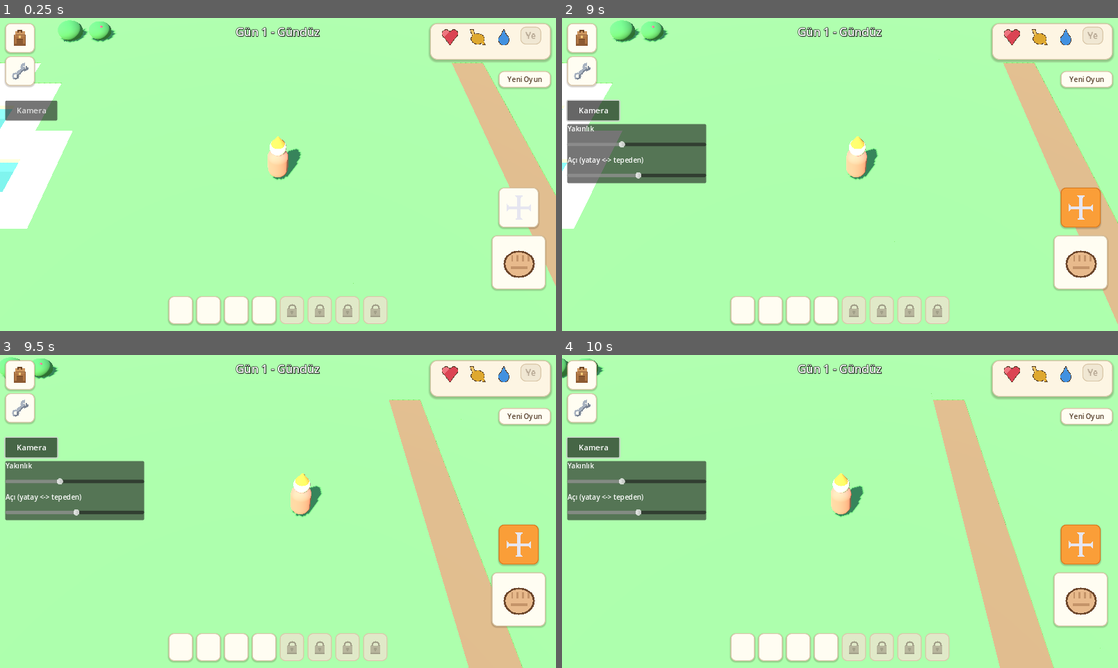
Above: before the commit, frames 1-4 (two rows, left to right).
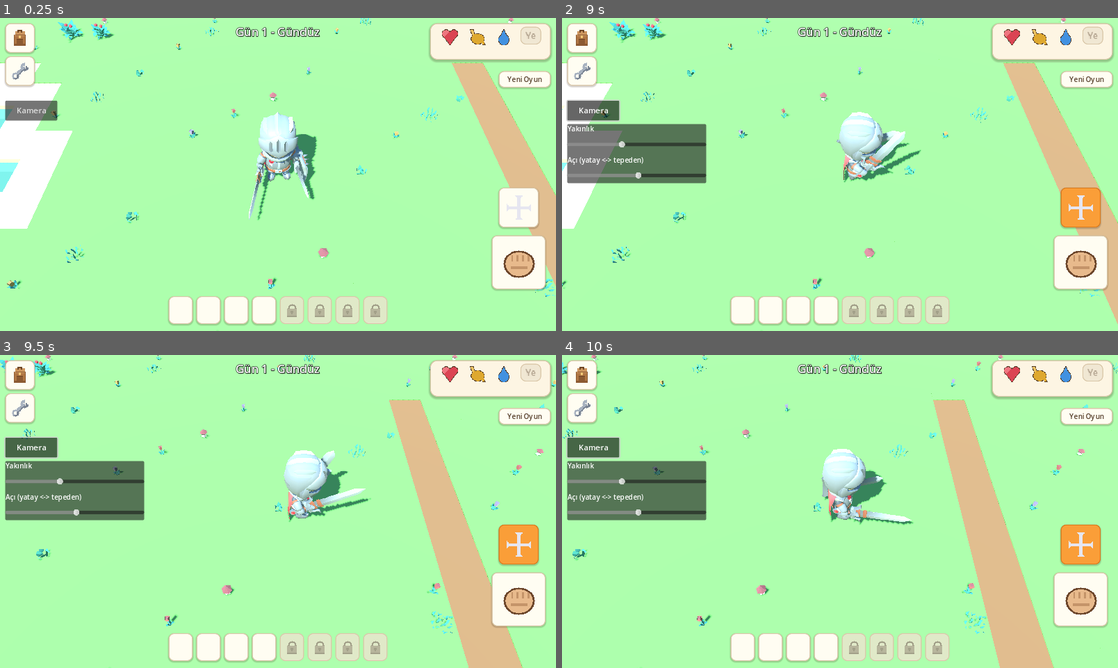
Above: after the commit, the same moments.

Repository: ozcinarece/Rable
Game: Godot game, scene res://scenes/World3D.tscn
Two runs of this game, one before a commit and one after it. Both use one fixed random seed, a clock stepped at 60 frames per second and the inputs below.
Inputs (mouse positions are in pixels of both pictures, inside the frame that each line leads up to):
- Up to frame 1 (0.25 s): no input
- Up to frame 2 (9 s): click (584, 36) at 0.5 s; click (584, 71) at 1.25 s; click (990, 86) at 2.02 s; type "12" at 2.1 s; click "Yeni Oyun" at 2.75 s; click (739, 309) at 3.52 s; click (773, 309) at 4.27 s; click (795, 309) at 5.02 s; click (828, 309) at 5.77 s; click (1079, 262) at 6.5 s; click (1079, 208) at 7.25 s; click "Kamera" at 8 s; move the mouse to (962, 158) at 8.77 s; hold D from 8.78 s (still down); click (962, 158) at 8.92 s
- Up to frame 3 (9.5 s): keep holding D
- Up to frame 4 (10 s): release D at 9.5 s; drag from (728, 527) to (812, 574) at 9.52 s

The runs differ from the first frame. In frame 1, 3.2% of the frame differs, in the area x 1-100%, y 0-100%; in frame 2, 2.9%; in frame 3, 2.9%; in frame 4, 2.7%.

Commit message:
Asama B2+B4: gercek low-poly modeller + animasyonlu Sovalye karakter
- Agac/kaya/cali yer tutuculari Kenney Nature Kit modelleriyle degisti:
  hucreye gore deterministik cesitlilik (6 agac, 4 kaya modeli),
  model basina tek MultiMesh (mobil performans korunur)
- Cim hucrelerine sus serpistirme: cicekler, otlar, mantarlar
  (~6 hucrede 1, engel degil)
- Dolu meyve calisinde kirmizi meyve kureleri (bos/dolu ayrimi)
- Kapsul karakter yerine KayKit Sovalye (CC0): dururken Idle,
  yururken Walking_A animasyonu, yumusak donus; boy otomatik
  olceklenir (AABB'den)

Co-Authored-By: Claude Fable 5 <noreply@anthropic.com>
Claude-Session: https://claude.ai/code/session_01F3YZhtJZEWdj71A8VFF7cL

Diff:
--- a/scripts/player3d.gd
+++ b/scripts/player3d.gd
@@ -1,9 +1,8 @@
 extends Node3D
-## 3D oyuncu - Asama B1 yer tutucusu: sevimli kapsul + sapka.
+## 3D oyuncu - KayKit Sovalye modeli (CC0), yurume/bekleme animasyonlu.
 ## Hareket ayni 2D'deki gibi: parmagi basip surukle (sanal joystick)
 ## veya klavye (WASD/ok). Carpisma, fizik motoru yerine dunyanin
 ## izgara kontroluyle yapilir (basit ve mobilde ucuz).
-## B4'te yerini animasyonlu gercek karakter modeli alacak.
 
 ## Kisa dokunusta ekran konumuyla yayinlanir (World hucreye cevirir)
 signal world_tapped(screen_pos: Vector2)
@@ -23,52 +22,60 @@
 var _touch_current := Vector2.ZERO
 var _touch_start_time := 0.0
 
+const MODEL_PATH := "res://assets/models/characters/Knight.glb"
+const TARGET_HEIGHT: float = 1.35  # karakterin dunya icindeki boyu (metre)
+
+var _anim: AnimationPlayer
+var _current_anim: String = ""
+
 func _ready() -> void:
 	_visual = Node3D.new()
 	add_child(_visual)
 
-	var body := MeshInstance3D.new()
-	var capsule := CapsuleMesh.new()
-	capsule.radius = 0.24
-	capsule.height = 0.85
-	body.mesh = capsule
-	body.position = Vector3(0, 0.46, 0)
-	body.material_override = _flat_material(Color(0.93, 0.52, 0.40))
-	_visual.add_child(body)
+	var model: Node3D = load(MODEL_PATH).instantiate()
+	_visual.add_child(model)
+	# Model hangi olcekte gelirse gelsin boyunu TARGET_HEIGHT'a getir
+	var mesh_node := _find_mesh_instance(model)
+	if mesh_node != null:
+		var height: float = mesh_node.get_aabb().size.y
+		if height > 0.01:
+			var s := TARGET_HEIGHT / height
+			model.scale = Vector3(s, s, s)
+	# Animasyonlar gltf'ten donguye alinmadan gelir; elle donguletiyoruz
+	_anim = model.find_child("AnimationPlayer", true, false)
+	if _anim != null:
+		for anim_name in ["Idle", "Walking_A", "Running_A"]:
+			if _anim.has_animation(anim_name):
+				_anim.get_animation(anim_name).loop_mode = Animation.LOOP_LINEAR
+		_play("Idle")
 
-	var head := MeshInstance3D.new()
-	var head_mesh := SphereMesh.new()
-	head_mesh.radius = 0.19
-	head_mesh.height = 0.38
-	head.mesh = head_mesh
-	head.position = Vector3(0, 0.98, 0)
-	head.material_override = _flat_material(Color(0.98, 0.85, 0.70))
-	_visual.add_child(head)
+func _play(anim_name: String) -> void:
+	if _anim == null or _current_anim == anim_name:
+		return
+	if not _anim.has_animation(anim_name):
+		return
+	_current_anim = anim_name
+	_anim.play(anim_name, 0.2)  # 0.2 sn yumusak gecis
 
-	var hat := MeshInstance3D.new()
-	var cone := CylinderMesh.new()
-	cone.top_radius = 0.02
-	cone.bottom_radius = 0.16
-	cone.height = 0.24
-	hat.mesh = cone
-	hat.position = Vector3(0, 1.2, 0)
-	hat.material_override = _flat_material(Color(0.98, 0.62, 0.22))
-	_visual.add_child(hat)
-
-func _flat_material(color: Color) -> StandardMaterial3D:
-	var material := StandardMaterial3D.new()
-	material.albedo_color = color
-	material.roughness = 1.0
-	return material
+func _find_mesh_instance(node: Node) -> MeshInstance3D:
+	if node is MeshInstance3D:
+		return node as MeshInstance3D
+	for child in node.get_children():
+		var found := _find_mesh_instance(child)
+		if found != null:
+			return found
+	return null
 
 func _physics_process(delta: float) -> void:
 	var dir := _get_input_direction()
 	if dir == Vector2.ZERO:
+		_play("Idle")
 		return
 	facing = dir
+	_play("Walking_A")
 	_try_move(Vector3(dir.x, 0, dir.y) * SPEED * delta)
-	# Yuruyus yonune yumusakca don
-	var target_angle := atan2(-dir.x, -dir.y)
+	# Yuruyus yonune yumusakca don (model +Z yonune bakar)
+	var target_angle := atan2(dir.x, dir.y)
 	_visual.rotation.y = lerp_angle(_visual.rotation.y, target_angle, 12.0 * delta)
 
 # Eksenleri ayri dener: duvara surtununce diger eksende kaymaya devam
--- a/scripts/world3d.gd
+++ b/scripts/world3d.gd
@@ -36,11 +36,25 @@
 const CAM_BASE_DIST := 9.2
 const SETTINGS_PATH := "user://cam3d.json"
 
+# Kenney Nature Kit modelleri (CC0). Hucreye gore deterministik secilir:
+# orman cesitli ama her acilista ayni gorunur.
+const NATURE_PATH := "res://assets/models/nature/%s.glb"
+const TREE_MODELS: Array[String] = ["tree_default", "tree_oak", "tree_fat",
+		"tree_pineRoundA", "tree_pineRoundC", "tree_simple"]
+const STONE_MODELS: Array[String] = ["rock_largeA", "rock_tallA",
+		"stone_tallB", "rock_largeB"]
+const BUSH_FULL_MODEL := "plant_bushDetailed"
+const BUSH_EMPTY_MODEL := "plant_bushSmall"
+# Cim hucrelerine serpistirilen susler (engel degil, toplanmaz)
+const DECOR_MODELS: Array[String] = ["flower_redA", "flower_yellowA",
+		"flower_purpleA", "grass_leafs", "mushroom_red", "grass_large"]
+
 var _ground_char: Dictionary = {}  # hucre -> zemin karakteri
 var _objects: Dictionary = {}      # hucre -> "T"/"#"/"m"/"n"
 var _object_hits: Dictionary = {}  # hucre -> alinan vurus
 var _regrow: Dictionary = {}       # bos cali -> kalan sure
 var _object_nodes: Array = []      # nesne MultiMesh dugumleri (rebuild icin)
+var _mesh_cache: Dictionary = {}   # model adi -> Mesh (GLB'den bir kez cikarilir)
 var _solid_cells: Dictionary = {}
 var _map_w: int = 0
 var _map_h: int = 0
@@ -263,7 +277,26 @@
 					_cell_center(cell) + Vector3(0, float(def["top"]) - 0.25, 0)))
 		add_child(_make_multimesh(box, def["color"], transforms, ch == "~"))
 
+	_build_decor(ground_cells["."])
 	_rebuild_objects()
+
+# Bos cim hucrelerinin bir kismina cicek/ot/mantar serpistirir (sus).
+func _build_decor(grass_cells: Array) -> void:
+	var groups: Dictionary = {}  # model -> Array[Transform3D]
+	for cell in grass_cells:
+		if _objects.has(cell) or cell == _spawn_cell:
+			continue
+		var h := absi(cell.x * 92821 + cell.y * 68917) % 100
+		if h >= 18:
+			continue  # ~her 6 hucreden biri suslenir
+		var model: String = DECOR_MODELS[h % DECOR_MODELS.size()]
+		if not groups.has(model):
+			groups[model] = []
+		# Hucre icinde hafif kaydirma: izgara hissi kirilsin
+		var off := Vector3(sin(cell.x * 12.9) * 0.25, 0, cos(cell.y * 7.7) * 0.25)
+		groups[model].append(Transform3D(_cell_variance(cell), _cell_center(cell) + off))
+	for model in groups:
+		add_child(_make_model_multimesh(model, groups[model]))
 
 func _cell_center(cell: Vector2i) -> Vector3:
 	return Vector3(cell.x + 0.5, 0, cell.y + 0.5)
@@ -290,74 +323,85 @@
 	_build_stones(stones)
 	_build_bushes(bushes_full, bushes_empty)
 
+# Agaclar: hucreye gore Kenney modeli secilir, model basina tek MultiMesh
 func _build_trees(cells: Array[Vector2i]) -> void:
-	if cells.is_empty():
-		return
-	var trunk := CylinderMesh.new()
-	trunk.top_radius = 0.11
-	trunk.bottom_radius = 0.14
-	trunk.height = 0.6
-	var leaf_low := SphereMesh.new()
-	leaf_low.radius = 0.48
-	leaf_low.height = 0.8
-	var leaf_top := SphereMesh.new()
-	leaf_top.radius = 0.32
-	leaf_top.height = 0.55
-
-	var trunk_t: Array[Transform3D] = []
-	var low_t: Array[Transform3D] = []
-	var top_t: Array[Transform3D] = []
+	var groups: Dictionary = {}
 	for cell in cells:
-		var base := _cell_center(cell)
-		var rot := _cell_variance(cell)
-		trunk_t.append(Transform3D(rot, base + Vector3(0, 0.3, 0)))
-		low_t.append(Transform3D(rot, base + Vector3(0, 0.85, 0)))
-		top_t.append(Transform3D(rot, base + Vector3(0, 1.25, 0)))
-	_keep(_make_multimesh(trunk, Color(0.48, 0.34, 0.22), trunk_t))
-	_keep(_make_multimesh(leaf_low, Color(0.36, 0.65, 0.33), low_t))
-	_keep(_make_multimesh(leaf_top, Color(0.45, 0.74, 0.38), top_t))
+		var model: String = TREE_MODELS[absi(cell.x * 31 + cell.y * 57) % TREE_MODELS.size()]
+		if not groups.has(model):
+			groups[model] = []
+		groups[model].append(Transform3D(_cell_variance(cell).scaled(Vector3(1.25, 1.25, 1.25)),
+				_cell_center(cell)))
+	for model in groups:
+		_keep(_make_model_multimesh(model, groups[model]))
 
 func _build_stones(cells: Array[Vector2i]) -> void:
-	if cells.is_empty():
-		return
-	var rock := SphereMesh.new()
-	rock.radius = 0.42
-	rock.height = 0.55
-	var transforms: Array[Transform3D] = []
+	var groups: Dictionary = {}
 	for cell in cells:
-		transforms.append(Transform3D(_cell_variance(cell),
-				_cell_center(cell) + Vector3(0, 0.16, 0)))
-	_keep(_make_multimesh(rock, Color(0.62, 0.63, 0.66), transforms))
+		var model: String = STONE_MODELS[absi(cell.x * 17 + cell.y * 43) % STONE_MODELS.size()]
+		if not groups.has(model):
+			groups[model] = []
+		groups[model].append(Transform3D(_cell_variance(cell), _cell_center(cell)))
+	for model in groups:
+		_keep(_make_model_multimesh(model, groups[model]))
 
 func _build_bushes(full: Array[Vector2i], empty: Array[Vector2i]) -> void:
 	if not full.is_empty():
-		var bush := SphereMesh.new()
-		bush.radius = 0.36
-		bush.height = 0.55
-		var berry := SphereMesh.new()
-		berry.radius = 0.06
-		berry.height = 0.12
 		var bush_t: Array[Transform3D] = []
 		var berry_t: Array[Transform3D] = []
+		var berry := SphereMesh.new()
+		berry.radius = 0.05
+		berry.height = 0.1
 		for cell in full:
 			var base := _cell_center(cell)
-			bush_t.append(Transform3D(_cell_variance(cell), base + Vector3(0, 0.2, 0)))
-			berry_t.append(Transform3D(Basis.IDENTITY, base + Vector3(0.14, 0.38, 0.12)))
-			berry_t.append(Transform3D(Basis.IDENTITY, base + Vector3(-0.12, 0.32, -0.08)))
-		_keep(_make_multimesh(bush, Color(0.32, 0.60, 0.30), bush_t))
-		_keep(_make_multimesh(berry, Color(0.90, 0.30, 0.35), berry_t))
+			bush_t.append(Transform3D(_cell_variance(cell).scaled(Vector3(1.3, 1.3, 1.3)), base))
+			# Meyveler: cali ustunde iki kirmizi minik kure (dolu isareti)
+			berry_t.append(Transform3D(Basis.IDENTITY, base + Vector3(0.13, 0.42, 0.10)))
+			berry_t.append(Transform3D(Basis.IDENTITY, base + Vector3(-0.11, 0.36, -0.07)))
+		_keep(_make_model_multimesh(BUSH_FULL_MODEL, bush_t))
+		_keep(_make_multimesh(berry, Color(0.90, 0.28, 0.33), berry_t))
 	if not empty.is_empty():
-		var bush2 := SphereMesh.new()
-		bush2.radius = 0.28
-		bush2.height = 0.42
 		var t2: Array[Transform3D] = []
 		for cell in empty:
-			t2.append(Transform3D(_cell_variance(cell), _cell_center(cell) + Vector3(0, 0.16, 0)))
-		_keep(_make_multimesh(bush2, Color(0.30, 0.45, 0.26), t2))
+			t2.append(Transform3D(_cell_variance(cell), _cell_center(cell)))
+		_keep(_make_model_multimesh(BUSH_EMPTY_MODEL, t2))
 
 func _keep(node: MultiMeshInstance3D) -> void:
 	add_child(node)
 	_object_nodes.append(node)
+
+# GLB modelinden Mesh cikarir (bir kez; sonrasi onbellekten).
+# Kenney doga modelleri tek mesh'tir; materyaller mesh'in icinde gelir.
+func _find_mesh(node: Node) -> Mesh:
+	if node is MeshInstance3D:
+		var mi := node as MeshInstance3D
+		if mi.mesh != null:
+			return mi.mesh
+	for child in node.get_children():
+		var found := _find_mesh(child)
+		if found != null:
+			return found
+	return null
+
+func _model_mesh(model: String) -> Mesh:
+	if _mesh_cache.has(model):
+		return _mesh_cache[model]
+	var scene: Node = load(NATURE_PATH % model).instantiate()
+	var mesh := _find_mesh(scene)
+	scene.free()
+	_mesh_cache[model] = mesh
+	return mesh
+
+func _make_model_multimesh(model: String, transforms: Array) -> MultiMeshInstance3D:
+	var multi := MultiMesh.new()
+	multi.transform_format = MultiMesh.TRANSFORM_3D
+	multi.mesh = _model_mesh(model)
+	multi.instance_count = transforms.size()
+	for i in transforms.size():
+		multi.set_instance_transform(i, transforms[i])
+	var node := MultiMeshInstance3D.new()
+	node.multimesh = multi
+	return node
 
 # Hucreye bagli deterministik minik dondurme/olcek farki (organik gorunum)
 func _cell_variance(cell: Vector2i) -> Basis:
